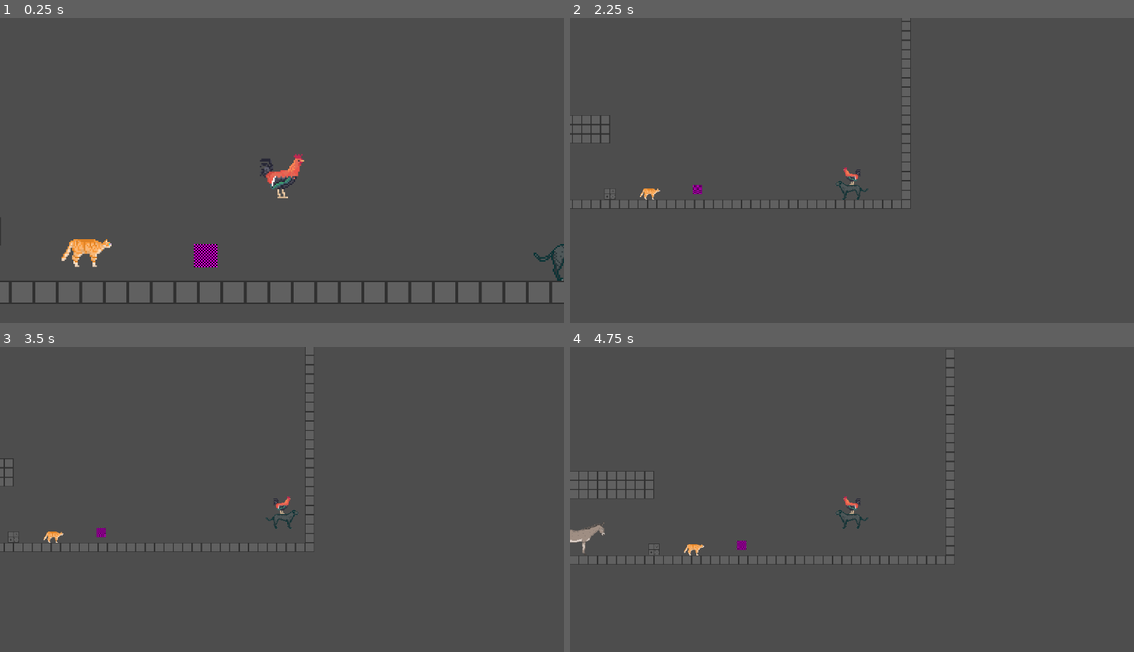
Above: before the commit, frames 1-4 (two rows, left to right).
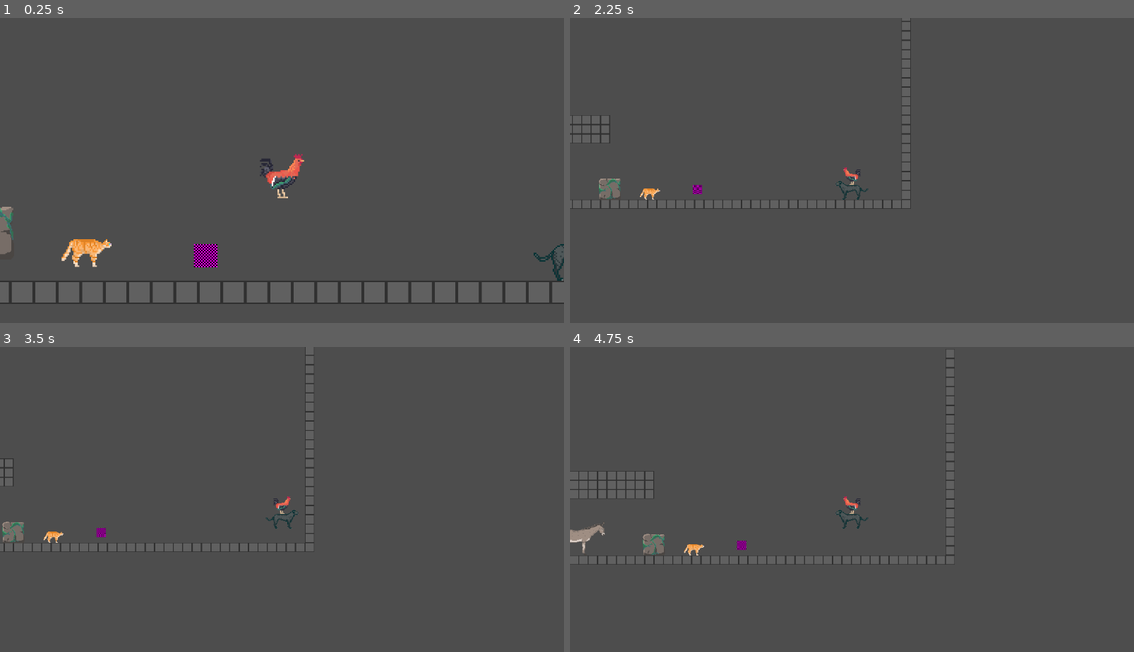
Above: after the commit, the same moments.

Repository: EdgeGnW/DETTAGameJam2026
Game: Godot game, scene res://modules/Test/Frederick.tscn
Two runs of this game, one before a commit and one after it. Both use one fixed random seed, a clock stepped at 60 frames per second and the inputs below. This scene is started directly instead of the project's main scene.
Inputs:
- Up to frame 1 (0.25 s): no input
- Up to frame 2 (2.25 s): tap Enter (interact) at 0.5, 1.35 s; hold Enter (interact) 0.53-1.28 s; hold D (right) 0.53-2.03 s; tap Space (jump) at 0.77, 1.52 s; hold A (left) from 2.03 s (still down); hold Enter (interact) from 2.03 s (still down)
- Up to frame 3 (3.5 s): release A (left) at 2.78 s; release Enter (interact) at 2.78 s; hold D (right) from 2.78 s (still down); tap Enter (interact) at 2.85 s; tap Space (jump) at 3.02 s
- Up to frame 4 (4.75 s): hold Enter (interact) 3.53-4.28 s; tap Space (jump) at 3.77, 4.52 s; release D (right) at 4.28 s; hold A (left) from 4.28 s (still down); tap Enter (interact) at 4.35 s

The runs differ from the first frame. In frame 1, 0.3% of the frame differs, in the area x 0-3%, y 61-78%; in frame 2, 0.2%; in frame 3, 0.2%; in frame 4, 0.2%.

Commit message:
Moveable Stone

Diff:
--- /dev/null
+++ b/modules/MoveableBlock/stone.tscn
@@ -0,0 +1,18 @@
+[gd_scene load_steps=3 format=3 uid="uid://c3ogc5f178133"]
+
+[ext_resource type="Texture2D" uid="uid://cib2v1qh7a8c8" path="res://modules/MoveableBlock/StoneV3.png" id="1_gasgx"]
+
+[sub_resource type="RectangleShape2D" id="RectangleShape2D_fkea0"]
+size = Vector2(37, 36)
+
+[node name="Stone" type="RigidBody2D" groups=["movables"]]
+mass = 1.5
+lock_rotation = true
+
+[node name="Sprite2D" type="Sprite2D" parent="."]
+scale = Vector2(0.6, 0.6)
+texture = ExtResource("1_gasgx")
+
+[node name="CollisionShape2D" type="CollisionShape2D" parent="."]
+position = Vector2(0, 1)
+shape = SubResource("RectangleShape2D_fkea0")
--- a/modules/Player/Donkey/donkey.tscn
+++ b/modules/Player/Donkey/donkey.tscn
@@ -45,7 +45,7 @@
 script = ExtResource("5_3bw2j")
 
 [node name="Mount" type="Area2D" parent="."]
-position = Vector2(-8, -16.5)
+position = Vector2(0, -16.5)
 collision_layer = 0
 collision_mask = 46
 input_pickable = false
--- a/modules/Test/Frederick.tscn
+++ b/modules/Test/Frederick.tscn
@@ -1,9 +1,9 @@
-[gd_scene load_steps=11 format=4 uid="uid://rlqfmp2u1484"]
+[gd_scene load_steps=10 format=4 uid="uid://rlqfmp2u1484"]
 
 [ext_resource type="Texture2D" uid="uid://spyvk0vjwisd" path="res://modules/Test/2D/textures/2D_test_tileset.png" id="2_8bydr"]
 [ext_resource type="PackedScene" uid="uid://cbg2y3go636fc" path="res://modules/DialogueManager/dialogue_trigger_2d.tscn" id="3_6rqt4"]
 [ext_resource type="PackedScene" uid="uid://cnxxdeo3sdwlw" path="res://modules/Player/Rooster/rooster.tscn" id="3_fkea0"]
-[ext_resource type="Script" uid="uid://yteoi8e605ig" path="res://modules/Test/movable_block.gd" id="4_snpbt"]
+[ext_resource type="PackedScene" uid="uid://c3ogc5f178133" path="res://modules/MoveableBlock/stone.tscn" id="4_dhvk3"]
 [ext_resource type="PackedScene" uid="uid://ckbe0vvra4kp2" path="res://modules/Player/Cat/cat.tscn" id="4_vm8yo"]
 [ext_resource type="PackedScene" uid="uid://d2k3smpp8hlt5" path="res://modules/Player/Donkey/donkey.tscn" id="5_llujc"]
 [ext_resource type="PackedScene" uid="uid://tccsja70bqmy" path="res://modules/Player/Dog/dog.tscn" id="7_dhvk3"]
@@ -24,8 +24,6 @@
 physics_layer_0/collision_mask = 0
 sources/1 = SubResource("TileSetAtlasSource_oyfwt")
 
-[sub_resource type="RectangleShape2D" id="RectangleShape2D_fkea0"]
-
 [node name="2DTest" type="Node2D"]
 
 [node name="TileMapLayer" type="TileMapLayer" parent="."]
@@ -44,18 +42,8 @@
 [node name="Cat" parent="." instance=ExtResource("4_vm8yo")]
 position = Vector2(719, 506)
 
-[node name="RigidBody2D" type="RigidBody2D" parent="." groups=["movables"]]
+[node name="Stone" parent="." instance=ExtResource("4_dhvk3")]
 position = Vector2(651, 496)
-mass = 1.5
-lock_rotation = true
-script = ExtResource("4_snpbt")
-
-[node name="Sprite2D" type="Sprite2D" parent="RigidBody2D"]
-scale = Vector2(0.6, 0.6)
-texture = ExtResource("2_8bydr")
-
-[node name="CollisionShape2D" type="CollisionShape2D" parent="RigidBody2D"]
-shape = SubResource("RectangleShape2D_fkea0")
 
 [node name="Donkey" parent="." instance=ExtResource("5_llujc")]
 position = Vector2(523, 494)
@@ -65,5 +53,3 @@
 
 [node name="Dog" parent="." instance=ExtResource("7_dhvk3")]
 position = Vector2(1051, 513)
-
-[connection signal="body_entered" from="RigidBody2D" to="RigidBody2D" method="_on_body_entered"]
Binary file added: modules/MoveableBlock/StoneV3.png
Not shown, added: modules/MoveableBlock/StoneV3.png.import
Not shown: 1 places in modules/Player/Donkey/donkey.tscn that only renumber resources
